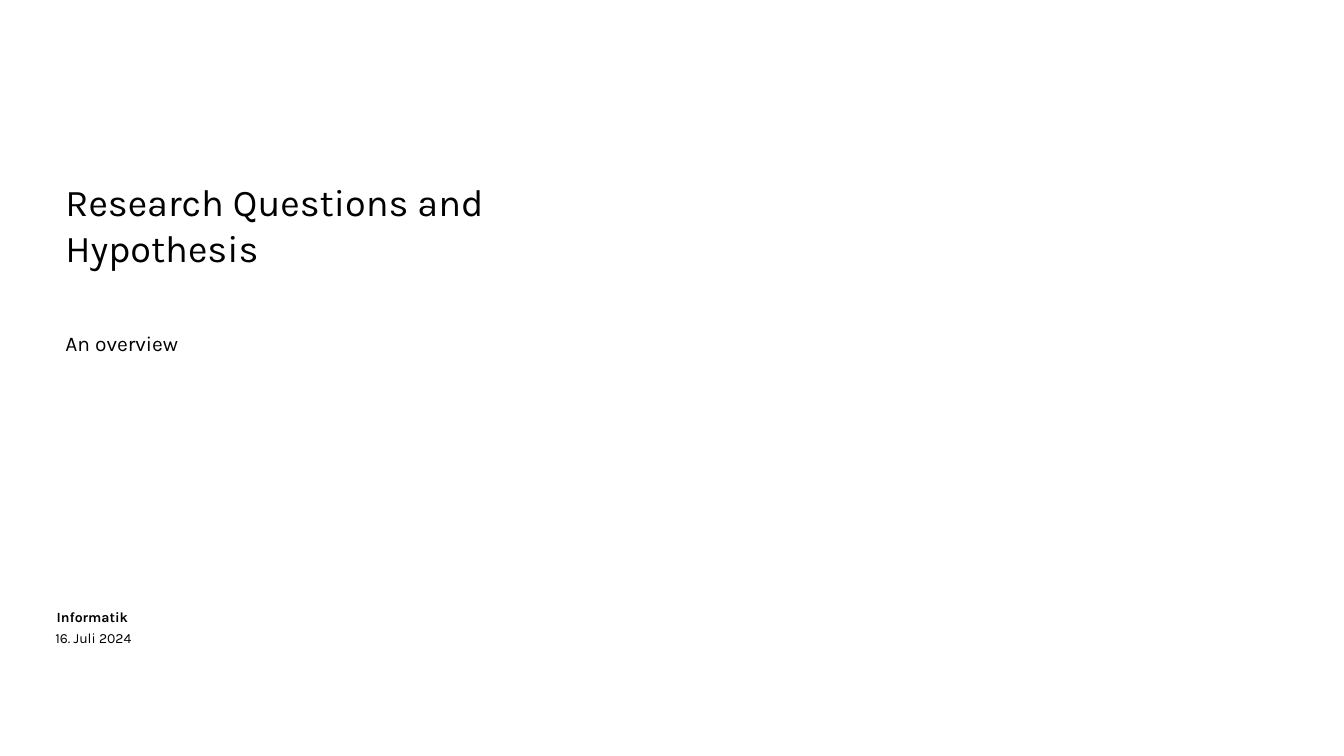
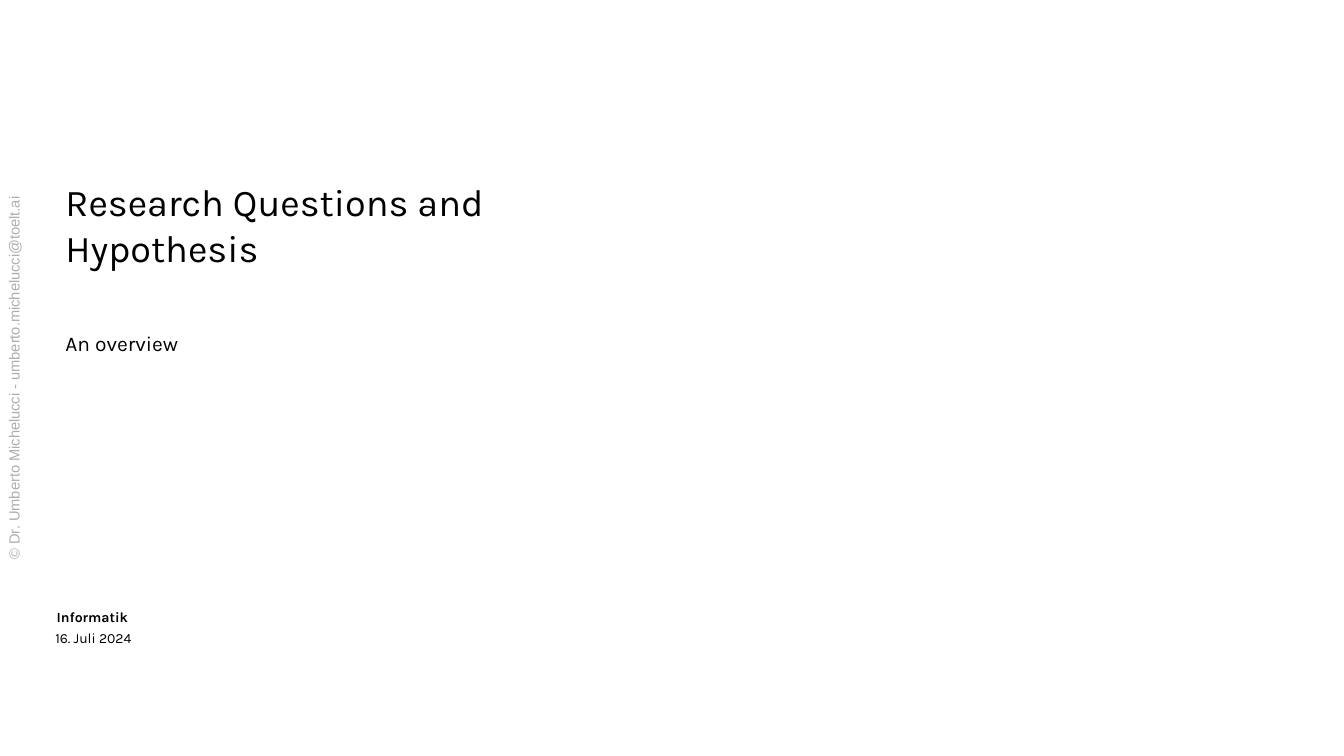
Before and after one commit to toelt-llc/Summer-lectures-unipa-toelt, a slide deck: slide 16 of Presentations/02a - Reproducibility and Best Practices.pptx. Drawn at 1344x756 pixels with LibreOffice and Linux fonts; fonts in the diff are those of the drawing; background and template pictures are left out. Boxes give left, top, right and bottom in pixels: in the first picture for what was removed or moved away, otherwise in the second. Text is boxed around its words. In the diff, an @@ line names an element or a change of style, - is before the commit and + after.

```diff
--- a/Presentations/02a - Reproducibility and Best Practices.pptx
+++ b/Presentations/02a - Reproducibility and Best Practices.pptx
@@ text added at <box>6,215,22,543</box>, 10.5 pt, text #AEAEAE @@
+© Dr. Umberto Michelucci - umberto.michelucci@toelt.ai
```
Also in this commit, not shown: 22 other slides changed, 1 other file.
